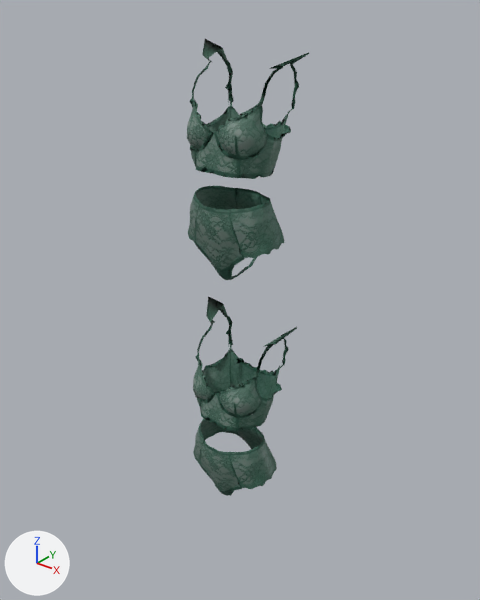
A saved change to the glTF model game/public/assets/models/outfit-lingerie-green.glb.
Camera for both pictures: a 50 mm lens placed at (1.163, -1.411, 1.612), pointed at (-0.022, 0.07, 0.694). Arrows for +X, +Y and +Z are at lower left; the lights stay in place. The older version comes first.

The scene before the commit, as lines of its bpy script (objects in view):
```python
me_lingeriedisplay_green_bottom = bpy.data.meshes.new('LingerieDisplay_green_bottom')
me_lingeriedisplay_green_bottom.from_pydata(...)  # 531 vertices, 935 faces; spans x -0.157..0.151, y -0.094..0.14, z 0.797..1.055
me_lingeriedisplay_green_bottom.materials.append(mat_lingerie_green)
me_lingeriedisplay_green_top = bpy.data.meshes.new('LingerieDisplay_green_top')
me_lingeriedisplay_green_top.from_pydata(...)  # 1127 vertices, 1980 faces; spans x -0.184..0.15, y -0.085..0.152, z 1.12..1.455
me_lingeriedisplay_green_top.materials.append(mat_lingerie_green)
me_outfit_lingerie_green_top__paleapparition = bpy.data.meshes.new('Outfit_lingerie-green-top__paleApparition')
me_outfit_lingerie_green_top__paleapparition.from_pydata(...)  # 1127 vertices, 1980 faces; spans x -0.184..0.15, y -0.085..0.152, z 1.12..1.455
me_outfit_lingerie_green_top__paleapparition.materials.append(mat_lingerie_green)
ob_lingeriedisplay_green_bottom = bpy.data.objects.new('LingerieDisplay_green_bottom', me_lingeriedisplay_green_bottom)
ob_lingeriedisplay_green_bottom.location = (0.017, -0.029, -0.797)
ob_lingeriedisplay_green_top = bpy.data.objects.new('LingerieDisplay_green_top', me_lingeriedisplay_green_top)
ob_lingeriedisplay_green_top.location = (0.017, -0.029, -0.797)
ob_outfit_lingerie_green_top__paleapparition = bpy.data.objects.new('Outfit_lingerie-green-top__paleApparition', me_outfit_lingerie_green_top__paleapparition)
ob_outfit_lingerie_green_top__paleapparition.location = (0.0, 0.0, 0.0)
# also in view: 'Outfit_lingerie-green-bottom__paleApparition' at (-0.003, 0.023, 0.926)
```
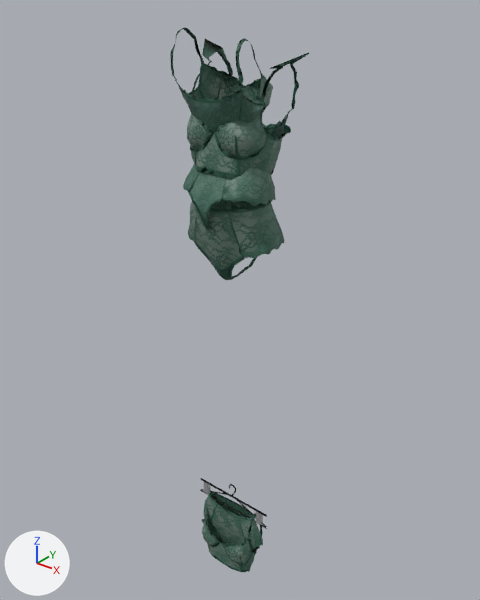
What changed in the scene script:
```text
Add mat_lingeriehanger:
    mat_lingeriehanger = principled_material('LingerieHanger')
    mat_lingeriehanger.base_color = (0.72, 0.73, 0.75)  # light grey #dddee1
    mat_lingeriehanger.metallic = 0.85
    mat_lingeriehanger.roughness = 0.35
Add me_lingeriehang_green_bottom:
    me_lingeriehang_green_bottom.from_pydata(...)  # 685 vertices, 1199 faces; spans x -0.15..0.15, y -0.032..0.034, z -0.305..0.004
    # faces by material slot: [935, 264]
    me_lingeriehang_green_bottom.materials.append(mat_lingerie_green)
    me_lingeriehang_green_bottom.materials.append(mat_lingeriehanger)  # light grey #dddee1
Add me_lingeriehang_green_top:
    me_lingeriehang_green_top.from_pydata(...)  # 1271 vertices, 2256 faces; spans x -0.154..0.154, y -0.077..0.026, z -0.323..0.004
    # faces by material slot: [1980, 276]
    me_lingeriehang_green_top.materials.append(mat_lingerie_green)
    me_lingeriehang_green_top.materials.append(mat_lingeriehanger)  # light grey #dddee1
Add me_lingeriemannequin_green_bottom:
    me_lingeriemannequin_green_bottom.from_pydata(...)  # 531 vertices, 935 faces; spans x -0.136..0.139, y -0.124..0.084, z 0.954..1.178
    me_lingeriemannequin_green_bottom.materials.append(mat_lingerie_green)
Add me_lingeriemannequin_green_top:
    me_lingeriemannequin_green_top.from_pydata(...)  # 1127 vertices, 1980 faces; spans x -0.121..0.143, y -0.106..0.082, z 1.239..1.496
    me_lingeriemannequin_green_top.materials.append(mat_lingerie_green)
Remove ob_lingeriedisplay_green_top:
    ob_lingeriedisplay_green_top = bpy.data.objects.new('LingerieDisplay_green_top', me_lingeriedisplay_green_top)
    ob_lingeriedisplay_green_top.location = (0.017, -0.029, -0.797)
Remove ob_lingeriedisplay_green_bottom:
    ob_lingeriedisplay_green_bottom = bpy.data.objects.new('LingerieDisplay_green_bottom', me_lingeriedisplay_green_bottom)
    ob_lingeriedisplay_green_bottom.location = (0.017, -0.029, -0.797)
Add ob_lingeriehang_green_bottom:
    ob_lingeriehang_green_bottom = bpy.data.objects.new('LingerieHang_green_bottom', me_lingeriehang_green_bottom)
    ob_lingeriehang_green_bottom.location = (0.0, 0.0, 0.0)
Add ob_lingeriehang_green_top:
    ob_lingeriehang_green_top = bpy.data.objects.new('LingerieHang_green_top', me_lingeriehang_green_top)
    ob_lingeriehang_green_top.location = (0.0, 0.0, 0.0)
Add ob_lingeriemannequin_green_bottom:
    ob_lingeriemannequin_green_bottom = bpy.data.objects.new('LingerieMannequin_green_bottom', me_lingeriemannequin_green_bottom)
    ob_lingeriemannequin_green_bottom.location = (0.0, 0.0, 0.0)
Add ob_lingeriemannequin_green_top:
    ob_lingeriemannequin_green_top = bpy.data.objects.new('LingerieMannequin_green_top', me_lingeriemannequin_green_top)
    ob_lingeriemannequin_green_top.location = (0.0, 0.0, 0.0)
```

What differs and where, as boxes [x1, y1, x2, y2] in the pictures (480 x 600 px):
'LingerieDisplay_green_top', deleted: before [193, 296, 297, 431]
'LingerieMannequin_green_top', added: after [170, 27, 273, 132]
'LingerieDisplay_green_bottom', deleted: before [193, 418, 277, 496]
'LingerieMannequin_green_bottom', added: after [183, 156, 276, 230]
'LingerieHang_green_bottom', added: after [200, 478, 267, 549]
    faces in mat_lingerie_green: [204, 492, 263, 549]
    faces in mat_lingeriehanger (light grey #dddee1): [200, 478, 267, 525]
'LingerieHang_green_top', added: after [200, 484, 267, 572]
    faces in mat_lingerie_green: [202, 493, 263, 572]
    faces in mat_lingeriehanger (light grey #dddee1): [200, 484, 267, 529]
